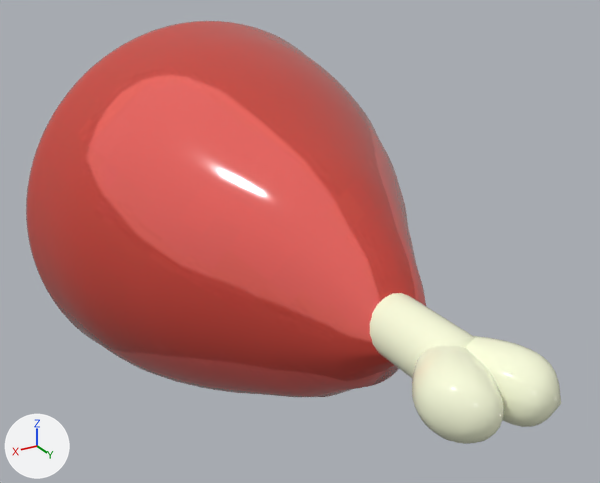
What one commit did to the FBX model assets/model/res/jitui/jitui.fbx.
Camera for both pictures: a camera (50 mm lens) standing at (0.067, 0.0263, 0.0245) and looking at (0.0502, -0.0017, 0.0105). Lighting does not change. The marker at lower left points along +X, +Y and +Z. Where no turn or scale is listed for an object, it has been applied to the vertices.
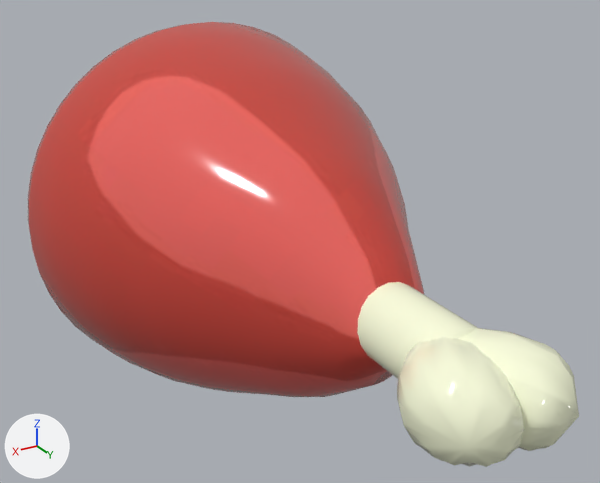
Where the change shows, as pixel boxes [x1, y1, x2, y2] in the pictures (600 x 483 px):
'pCone2', moved, rescaled (38% wider, 32% taller)
    before: [412, 346, 504, 444]
    after: [397, 337, 524, 467]
'pCone1', moved, rescaled (25% wider, 35% taller)
    before: [466, 336, 561, 427]
    after: [460, 328, 579, 451]
'pCylinder6', rescaled (15% wider, 13% taller)
    before: [370, 293, 475, 379]
    after: [357, 282, 478, 379]

Patch to the scene script:
```diff
--- a/assets/model/res/jitui/jitui.fbx.py
+++ b/assets/model/res/jitui/jitui.fbx.py
@@ ob_pcone2 @@
 ob_pcone2.parent = ob_group5
-ob_pcone2.location = (6.556, 1.228, -0.786)
+ob_pcone2.location = (6.557, 1.228, -0.786)
 ob_pcone2.rotation_euler = (1.45, -0.689, 0.0772)  # degrees (83, -39, 4.4)
-ob_pcone2.scale = (0.581, 0.405, 0.573)
+ob_pcone2.scale = (0.8, 0.5, 0.8)
@@ ob_pcone1 @@
 ob_pcone1.parent = ob_group5
-ob_pcone1.location = (6.5, 1.228, -0.786)
+ob_pcone1.location = (6.538, 1.228, -0.779)
 ob_pcone1.rotation_euler = (1.466, 0.468, -0.0474)  # degrees (84, 27, -2.7)
-ob_pcone1.scale = (0.58, 0.406, 0.573)
+ob_pcone1.scale = (0.8, 0.5, 0.8)
@@ ob_pcylinder6 @@
 ob_pcylinder6.rotation_euler = (-1.571, 0.0, 0.0)  # degrees (-90, 0, 0)
-ob_pcylinder6.scale = (0.158, 0.285, 0.158)
+ob_pcylinder6.scale = (0.2, 0.285, 0.2)
```
